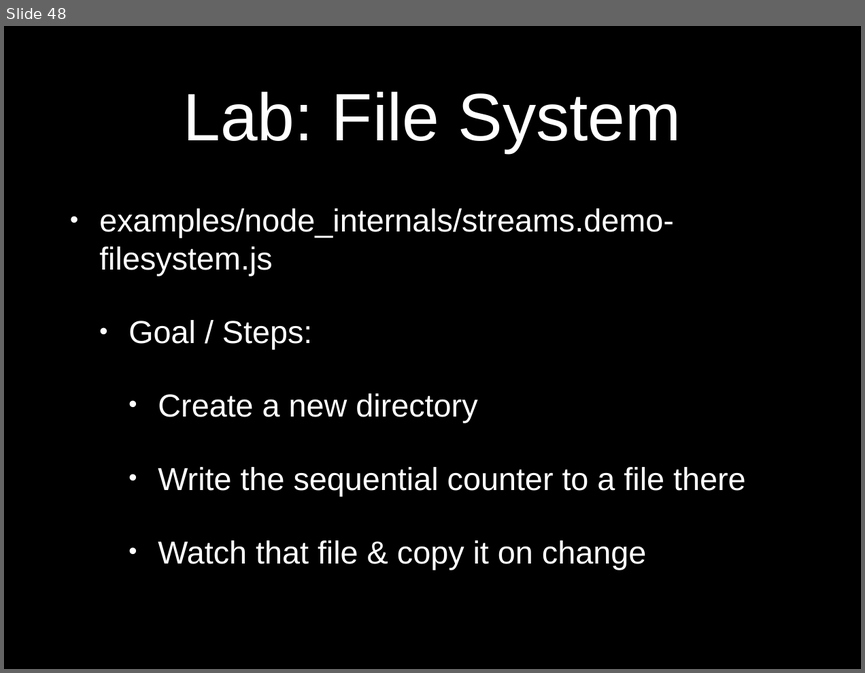
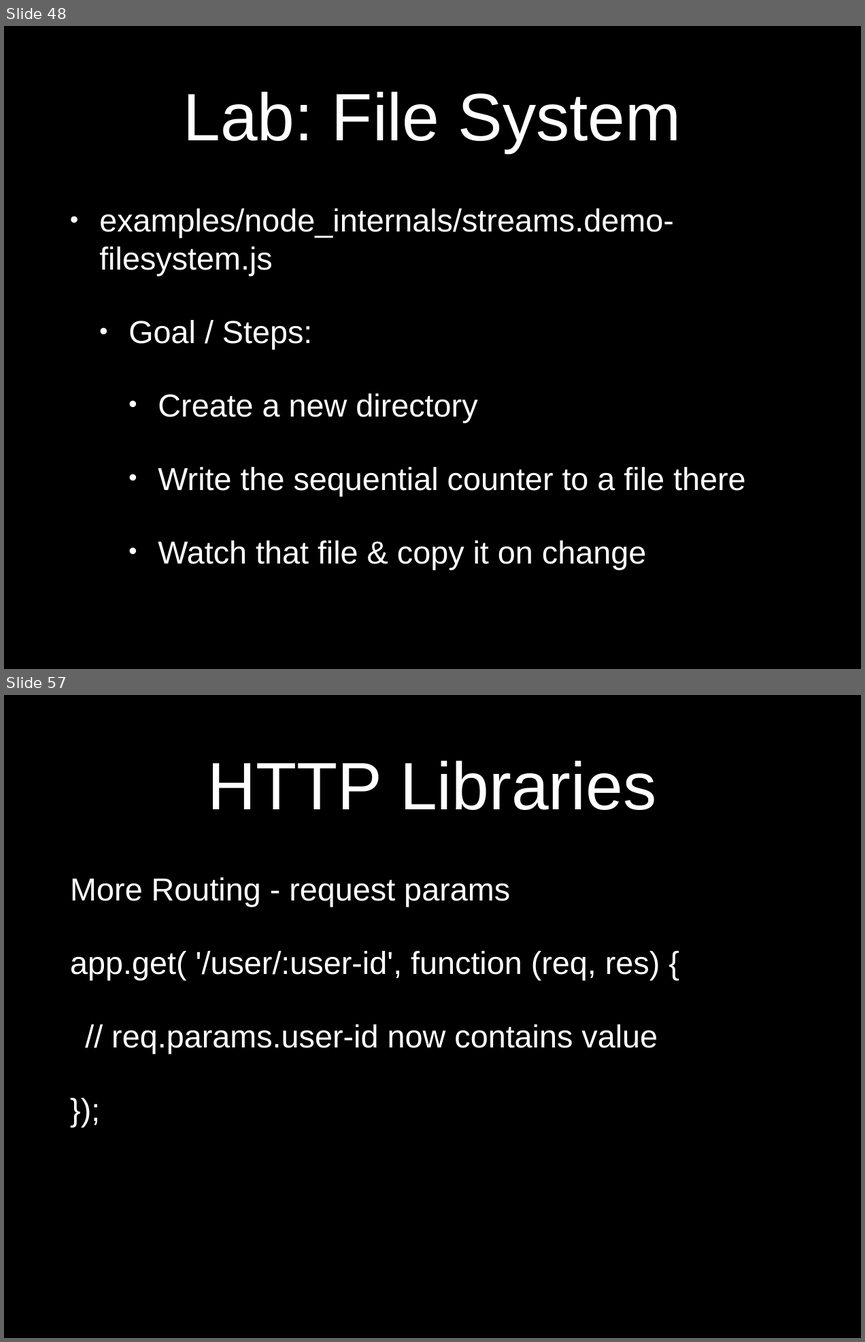
Before and after one commit to eliasjames/training-node-backbone, a slide deck: slides/NodeBackboneDay1.pptx. Shown one above the other, each under a label of ours: slide 48 before the commit, slides 48 and 57 after it; the slides between them are not shown. The pictures are 865x673 and 865x1342 pixels, drawn with LibreOffice and Linux fonts; fonts in the diff are those of the drawing. Boxes give left, top, right and bottom in pixels: in the first picture for what was removed or moved away, otherwise in the second. Text is boxed around its words. In the diff, an @@ line names an element or a change of style, - is before the commit and + after.

```diff
--- a/slides/NodeBackboneDay1.pptx
+++ b/slides/NodeBackboneDay1.pptx
@@ slide 57 added at (4, 695, 861, 1338), background #000000 @@
@@ title added at (208, 760, 656, 810), 80 pt, text #FFFFFF @@
+HTTP Libraries
@@ text added at (70, 877, 660, 1053), 38 pt, text #FFFFFF @@
+More Routing - request params
+app.get( '/user/:user-id', function (req, res) {
+  // req.params.user-id now contains value
+});
```
Also in this commit, not shown: 10 other slides added.
